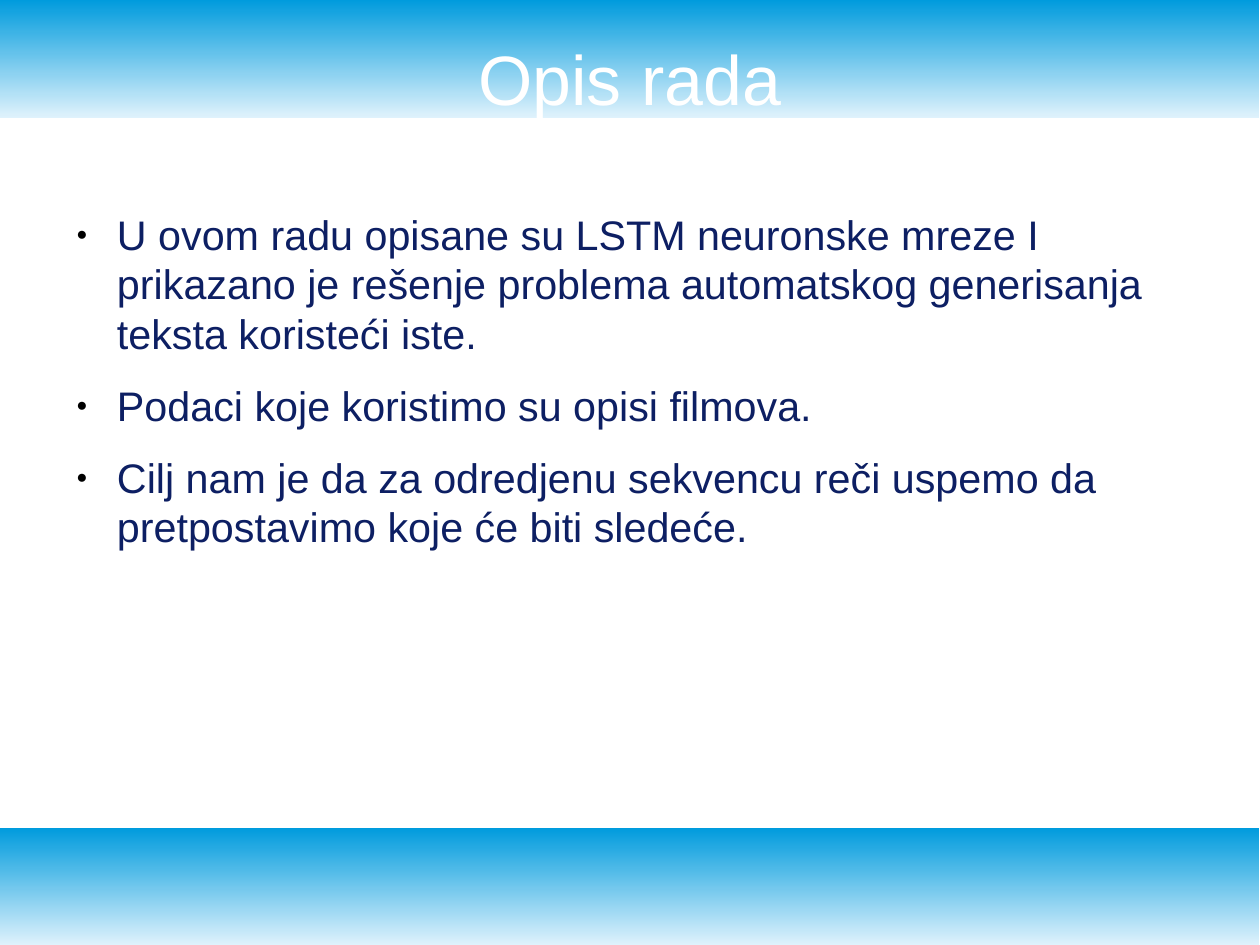
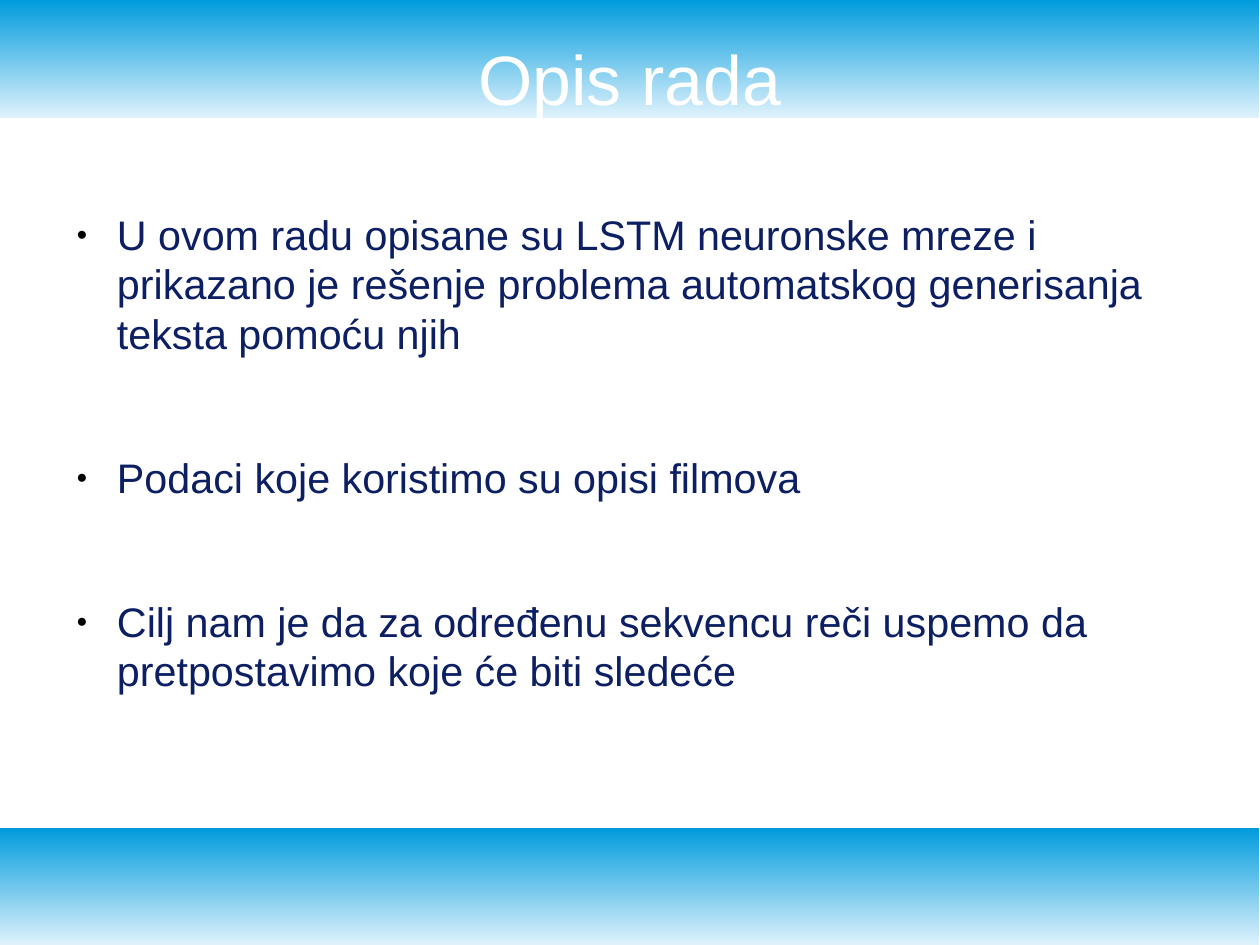
Before and after one commit to NevenaSoldat/text_generation, a slide deck: slide 4 of presentation.odp. Drawn at 1260x945 pixels with LibreOffice and Linux fonts; fonts in the diff are those of the drawing. Boxes give left, top, right and bottom in pixels: in the first picture for what was removed or moved away, otherwise in the second. Text is boxed around its words. In the diff, an @@ line names an element or a change of style, - is before the commit and + after.

```diff
--- a/presentation.odp
+++ b/presentation.odp
@@ text at (117, 220, 1142, 695): text changed @@
-● U ovom radu opisane su LSTM neuronske mreze I prikazano je rešenje problema automatskog generisanja teksta koristeći iste.
-● Podaci koje koristimo su opisi filmova.
-● Cilj nam je da za odredjenu sekvencu reči uspemo da pretpostavimo koje će biti sledeće.
+● U ovom radu opisane su LSTM neuronske mreze i prikazano je rešenje problema automatskog generisanja teksta pomoću njih
+● Podaci koje koristimo su opisi filmova
+● Cilj nam je da za određenu sekvencu reči uspemo da pretpostavimo koje će biti sledeće
```
Also in this commit, not shown: 14 other slides changed, 6 other files.
